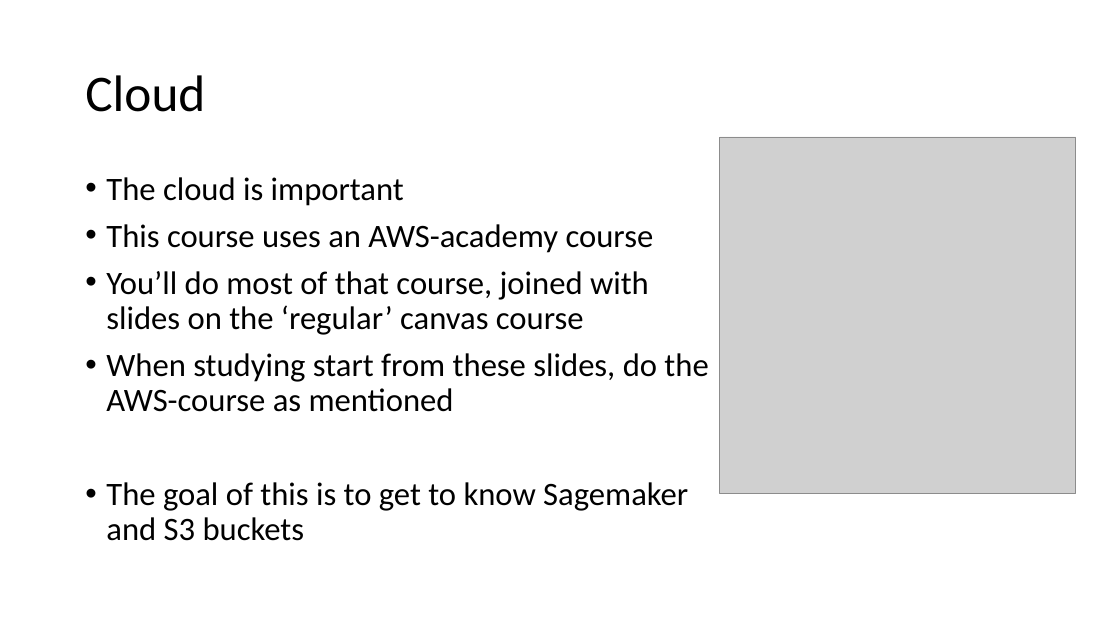
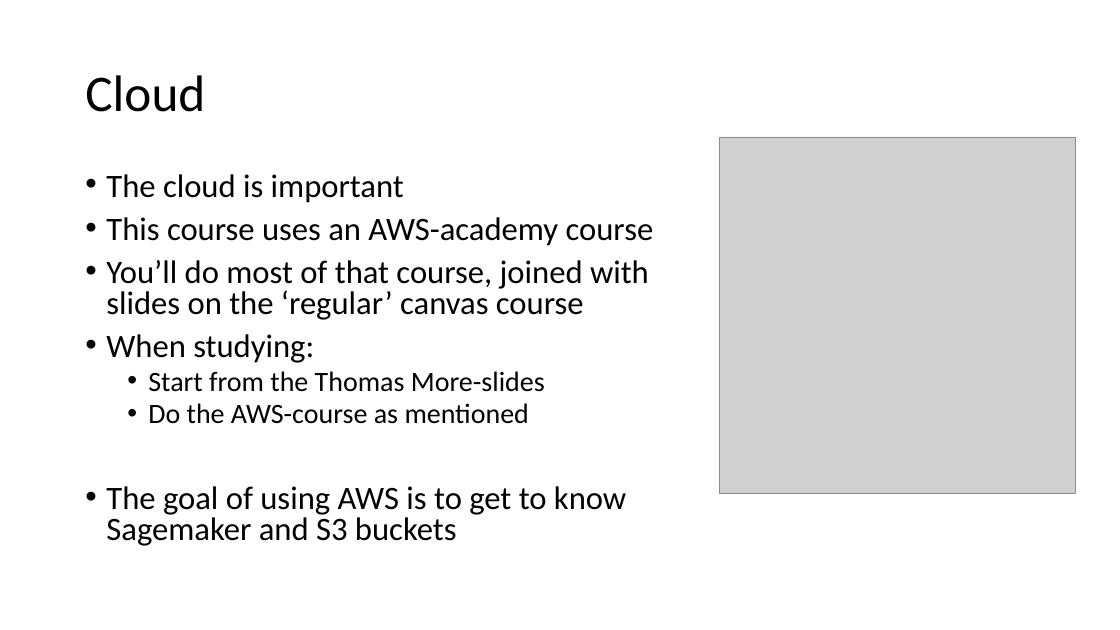
Before and after one commit to mjochen/CloudAI, a slide deck: slide 4 of PPT/0 - Intro.pptx. Drawn at 1120x630 pixels with LibreOffice and Linux fonts; fonts in the diff are those of the drawing; grey boxes stand for pictures. Boxes give left, top, right and bottom in pixels: in the first picture for what was removed or moved away, otherwise in the second. Text is boxed around its words. In the diff, an @@ line names an element or a change of style, - is before the commit and + after.

```diff
--- a/PPT/0 - Intro.pptx
+++ b/PPT/0 - Intro.pptx
@@ text at (106, 174, 654, 320): line spacing 0.9 to 0.8 @@
@@ text at (106, 334, 626, 546): text changed @@
-• When studying start from these slides, do the AWS-course as mentioned
-• The goal of this is to get to know Sagemaker and S3 buckets
+• When studying:
+  • Start from the Thomas More-slides
+  • Do the AWS-course as mentioned
+• The goal of using AWS is to get to know Sagemaker and S3 buckets
```
Also in this commit, not shown: 2 other slides changed, 4 other files.
